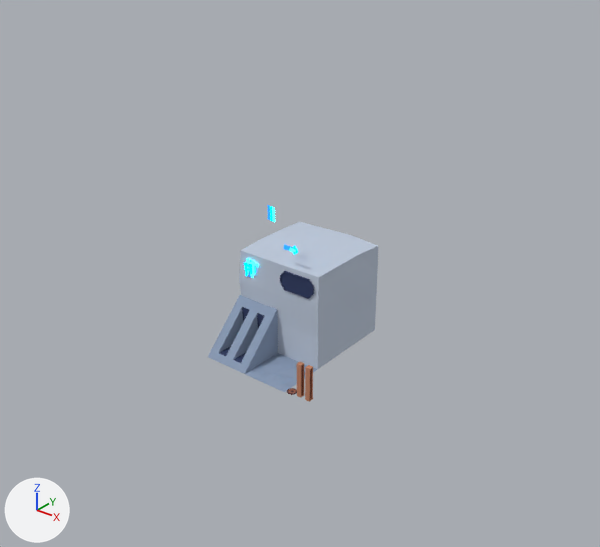
The Blender file BlenderSource/source.blend, before and after one commit.
Rendered twice from a 50 mm lens placed at (63.6, -79.9, 87.7), pointed at (-26.8, 33.2, 17.6). Arrows for +X, +Y and +Z are at lower left; the lights stay in place.
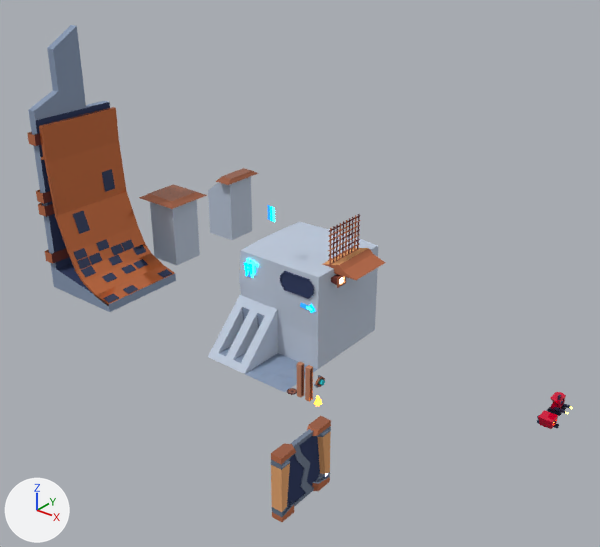
Changed parts and their boxes (x1, y1, x2, y2) in the pictures (600 x 547 px):
'Cube.012', added
    after: (27, 25, 176, 312)
'Cube.010', added
    after: (139, 185, 207, 266)
'Cube.011', added
    after: (208, 168, 258, 240)
'Cube.016', added (brown)
    after: (271, 416, 331, 522)
'Cube.007', added (brown)
    after: (323, 248, 385, 280)
'Cube.018', added (blue)
    after: (292, 429, 320, 492)
'Cube.017', added (blue)
    after: (287, 443, 311, 507)
'Cube.008', added (brown)
    after: (328, 214, 360, 267)
'Cube.006', added
    after: (547, 392, 573, 416)
'Cube.005', added
    after: (537, 410, 559, 429)
'Plane.005', moved
    before: (284, 245, 298, 255)
    after: (300, 303, 315, 313)
'Cube.009', added
    after: (331, 274, 346, 288)
'Cube.014', added
    after: (314, 375, 325, 388)
'Cube.013', added
    after: (314, 395, 322, 406)
part 1 of me_cube_007, surface changed
    both: (208, 295, 278, 374)

The change, as a list of edits to the scene's bpy script:
```text
Change me_cube_007:
    where me_cube_007.from_pydata(...)  # 32 vertices, 25 faces; spans x -5.0..5.0, y -5.0..5.0, z 0.0..10.0
    me_cube_007 part 1: texture (UV) coordinates of 25 of 25 faces, centred in x -5.0..5.0, y -4.44..4.25, z 0.56..9.25, changed; they spanned u 0.32..0.54, v 0.18..0.31 and now span u 0.47..0.69, v 0.18..0.32
Change ob_plane_005:
    ob_plane_005.location: (-26.0, 30.0, 24.0) -> (-22.0, 30.0, 13.0)
Add ob_cube_018:
    ob_cube_018 = bpy.data.objects.new('Cube.018', me_cube_023)  # 40 vertices, 34 faces; spans x 0.0..0.4, y -7.0..0.58, z -5.8..5.8; in mat_metall (picture img_endesga_32_1x_png), mat_diffuse (picture img_endesga_32_1x_png); modifiers MIRROR
    ob_cube_018.location = (0.0, 5.0, 5.0)
Add ob_cube_017:
    ob_cube_017 = bpy.data.objects.new('Cube.017', me_cube_022)  # 40 vertices, 34 faces; spans x 0.0..0.4, y -0.64..7.0, z -5.8..5.8; in mat_metall (picture img_endesga_32_1x_png), mat_diffuse (picture img_endesga_32_1x_png); modifiers MIRROR
    ob_cube_017.location = (0.0, -5.0, 5.0)
Add ob_cube_016:
    ob_cube_016 = bpy.data.objects.new('Cube.016', me_cube_021)  # 76 vertices, 74 faces; spans x -1.07..1.07, y -6.0..-1.84, z -1.0..11.0; in mat_metall (picture img_endesga_32_1x_png), mat_diffuse (picture img_endesga_32_1x_png); modifiers MIRROR
    ob_cube_016.location = (0.0, 0.0, 0.0)
Add ob_cube_014:
    ob_cube_014 = bpy.data.objects.new('Cube.014', me_cube_019)  # 72 vertices, 43 faces; spans x -0.41..0.2, y -1.0..1.19, z -1.26..1.0; in mat_metall (picture img_endesga_32_1x_png)
    ob_cube_014.location = (-17.0, 27.0, 0.0)
    ob_cube_014.rotation_euler = (-0.785, 0.0, 0.0)  # degrees (-45, 0, 0)
Add ob_cube_013:
    ob_cube_013 = bpy.data.objects.new('Cube.013', me_cube_018)  # 48 vertices, 42 faces; spans x -0.65..0.87, y -0.7..0.87, z -0.4..1.45
    ob_cube_013.location = (-13.0, 21.0, 0.0)
Add ob_cube_012:
    ob_cube_012 = bpy.data.objects.new('Cube.012', me_cube_016)  # 186 vertices, 115 faces; spans x -20.3..0.0, y -10.9..10.9, z 0.0..57.7; in mat_diffuse (picture img_endesga_32_1x_png), mat_metall (picture img_endesga_32_1x_png)
    ob_cube_012.location = (-70.0, 30.0, 0.0)
Add ob_cube_011:
    ob_cube_011 = bpy.data.objects.new('Cube.011', me_cube_015)  # 24 vertices, 19 faces; spans x -4.0..5.2, y -5.9..5.9, z 0.0..17.2; in mat_diffuse (picture img_endesga_32_1x_png), mat_metall (picture img_endesga_32_1x_png)
    ob_cube_011.location = (-80.0, 70.0, 0.0)
Add ob_cube_010:
    ob_cube_010 = bpy.data.objects.new('Cube.010', me_cube_014)  # 20 vertices, 15 faces; spans x -5.9..5.9, y -5.9..5.9, z 0.0..17.0; in mat_diffuse (picture img_endesga_32_1x_png), mat_metall (picture img_endesga_32_1x_png)
    ob_cube_010.location = (-80.0, 50.0, 0.0)
Add ob_cube_009:
    ob_cube_009 = bpy.data.objects.new('Cube.009', me_cube_013)  # 24 vertices, 20 faces; spans x -1.0..0.88, y -1.24..1.24, z -1.0..1.0; in mat_diffuse (picture img_endesga_32_1x_png)
    ob_cube_009.location = (-19.0, 35.0, 18.0)
Add ob_cube_008:
    ob_cube_008 = bpy.data.objects.new('Cube.008', me_cube_012)  # 160 vertices, 120 faces; spans x -1.4..1.0, y -5.1..96.4, z -1.0..9.0; in mat_diffuse (picture img_endesga_32_1x_png)
    ob_cube_008.location = (-21.0, 35.0, 19.0)
    ob_cube_008.scale = (0.0986, 0.0986, 1.0)
Add ob_cube_007:
    ob_cube_007 = bpy.data.objects.new('Cube.007', me_cube_010)  # 12 vertices, 10 faces; spans x -5.0..3.0, y -5.0..5.0, z -1.0..1.0; in mat_diffuse (picture img_endesga_32_1x_png)
    ob_cube_007.location = (-18.0, 40.0, 20.0)
Add ob_cube_006:
    ob_cube_006 = bpy.data.objects.new('Cube.006', me_cube_009)  # 104 vertices, 84 faces; spans x -1.3..2.49, y -1.66..1.66, z 0.0..3.85; in mat_metall (picture img_endesga_32_1x_png)
    ob_cube_006.location = (22.0, 46.0, 0.0)
Add ob_cube_005:
    ob_cube_005 = bpy.data.objects.new('Cube.005', me_cube_008)  # 48 vertices, 40 faces; spans x -1.3..1.3, y -1.82..1.88, z -1.18..1.0; in mat_metall (picture img_endesga_32_1x_png)
    ob_cube_005.location = (22.0, 42.1, 0.0)
    ob_cube_005.rotation_euler = (0.0, 0.0, 1.571)  # degrees (0, 0, 90)
```
